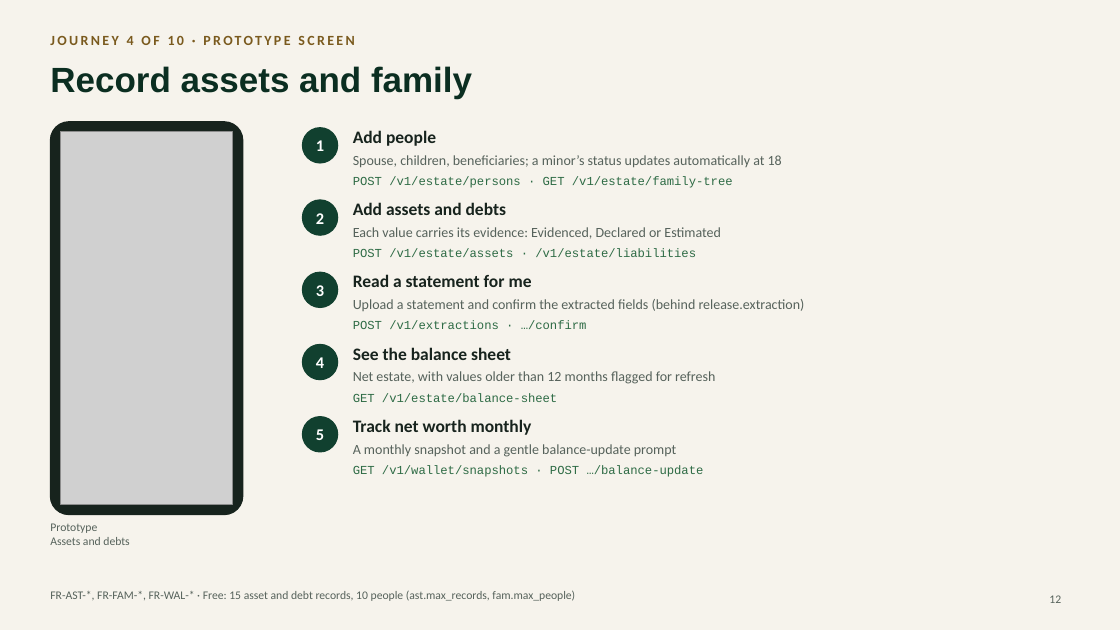
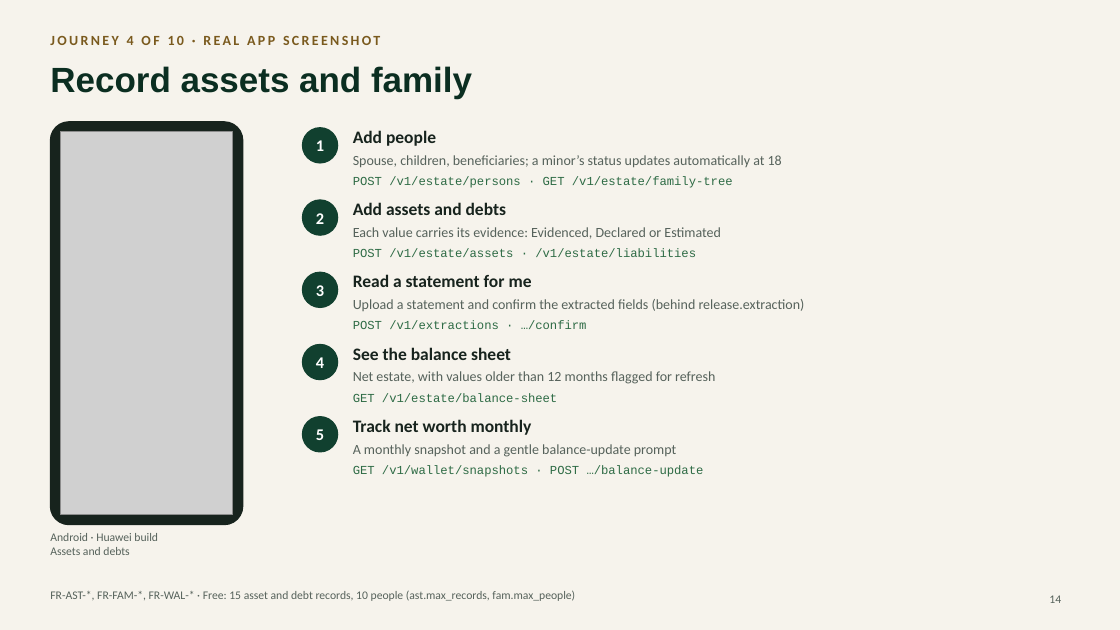
Before and after one commit to faztmobile/lifa, a slide deck: slide 14 of docs/architecture/Lifa-mobile-end-to-end.pptx (slide 12 before the commit). Drawn at 1120x630 pixels with LibreOffice and Linux fonts; fonts in the diff are those of the drawing; grey boxes stand for pictures. Boxes give left, top, right and bottom in pixels: in the first picture for what was removed or moved away, otherwise in the second. Text is boxed around its words. In the diff, an @@ line names an element or a change of style, - is before the commit and + after.

```diff
--- a/docs/architecture/Lifa-mobile-end-to-end.pptx
+++ b/docs/architecture/Lifa-mobile-end-to-end.pptx
@@ text at bbox=[50, 36, 380, 45]: text changed @@
-JOURNEY 4 OF 10 · PROTOTYPE SCREEN
+JOURNEY 4 OF 10 · REAL APP SCREENSHOT
@@ rounded rectangle: place and size @@
-rounded rectangle at bbox=[50, 122, 243, 515]
+rounded rectangle at bbox=[50, 122, 243, 525]
@@ picture: place and size @@
-picture at bbox=[60, 132, 233, 505]
+picture at bbox=[60, 132, 233, 515]
@@ text at bbox=[50, 533, 158, 541]: text changed @@
-Prototype
+Android · Huawei build
@@ text "Android · Huawei build": place and size @@
-text "Android · Huawei build" at bbox=[50, 523, 129, 545]
+text "Android · Huawei build" at bbox=[50, 533, 158, 555]
@@ page number at bbox=[1049, 595, 1061, 603]: text changed @@
-12
+14
```
Also in this commit, not shown: 12 other slides changed, 2 slides added.
